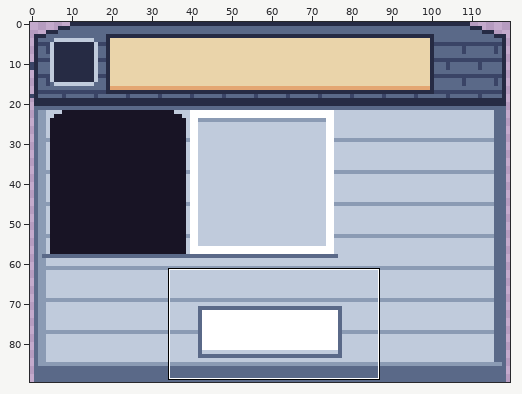
Pixel-art file -- art/ui/ui-doghouse.aseprite. The first picture is a wide view before the edit; the outline marks the close-up.
Close-up. First the earlier version:
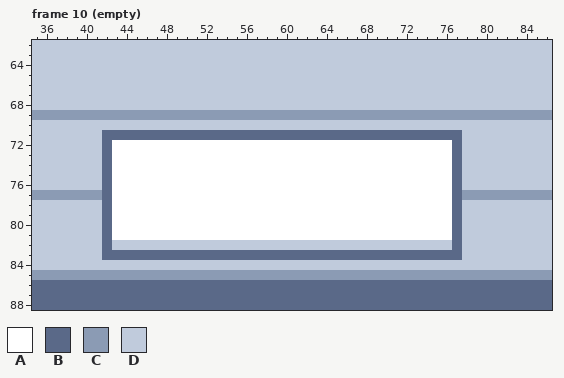
120x90 pixels, 14 frames. Shown: frame 10 (empty): x 35..86, y 62..88. The commit also changed other frames or places, which this record leaves out.
Palette (. is transparent): A #ffffff  B #5a6988  C #8b9bb4  D #c0cbdc
Pixels before, frame 10 (empty), first column x 35:
62 DDDDDDDDDDDDDDDDDDDDDDDDDDDDDDDDDDDDDDDDDDDDDDDDDDDD
63 DDDDDDDDDDDDDDDDDDDDDDDDDDDDDDDDDDDDDDDDDDDDDDDDDDDD
64 DDDDDDDDDDDDDDDDDDDDDDDDDDDDDDDDDDDDDDDDDDDDDDDDDDDD
65 DDDDDDDDDDDDDDDDDDDDDDDDDDDDDDDDDDDDDDDDDDDDDDDDDDDD
66 DDDDDDDDDDDDDDDDDDDDDDDDDDDDDDDDDDDDDDDDDDDDDDDDDDDD
67 DDDDDDDDDDDDDDDDDDDDDDDDDDDDDDDDDDDDDDDDDDDDDDDDDDDD
68 DDDDDDDDDDDDDDDDDDDDDDDDDDDDDDDDDDDDDDDDDDDDDDDDDDDD
69 CCCCCCCCCCCCCCCCCCCCCCCCCCCCCCCCCCCCCCCCCCCCCCCCCCCC
70 DDDDDDDDDDDDDDDDDDDDDDDDDDDDDDDDDDDDDDDDDDDDDDDDDDDD
71 DDDDDDDBBBBBBBBBBBBBBBBBBBBBBBBBBBBBBBBBBBBDDDDDDDDD
72 DDDDDDDBAAAAAAAAAAAAAAAAAAAAAAAAAAAAAAAAAABDDDDDDDDD
73 DDDDDDDBAAAAAAAAAAAAAAAAAAAAAAAAAAAAAAAAAABDDDDDDDDD
74 DDDDDDDBAAAAAAAAAAAAAAAAAAAAAAAAAAAAAAAAAABDDDDDDDDD
75 DDDDDDDBAAAAAAAAAAAAAAAAAAAAAAAAAAAAAAAAAABDDDDDDDDD
76 DDDDDDDBAAAAAAAAAAAAAAAAAAAAAAAAAAAAAAAAAABDDDDDDDDD
77 CCCCCCCBAAAAAAAAAAAAAAAAAAAAAAAAAAAAAAAAAABCCCCCCCCC
78 DDDDDDDBAAAAAAAAAAAAAAAAAAAAAAAAAAAAAAAAAABDDDDDDDDD
79 DDDDDDDBAAAAAAAAAAAAAAAAAAAAAAAAAAAAAAAAAABDDDDDDDDD
80 DDDDDDDBAAAAAAAAAAAAAAAAAAAAAAAAAAAAAAAAAABDDDDDDDDD
81 DDDDDDDBAAAAAAAAAAAAAAAAAAAAAAAAAAAAAAAAAABDDDDDDDDD
82 DDDDDDDBDDDDDDDDDDDDDDDDDDDDDDDDDDDDDDDDDDBDDDDDDDDD
83 DDDDDDDBBBBBBBBBBBBBBBBBBBBBBBBBBBBBBBBBBBBDDDDDDDDD
84 DDDDDDDDDDDDDDDDDDDDDDDDDDDDDDDDDDDDDDDDDDDDDDDDDDDD
85 CCCCCCCCCCCCCCCCCCCCCCCCCCCCCCCCCCCCCCCCCCCCCCCCCCCC
86 BBBBBBBBBBBBBBBBBBBBBBBBBBBBBBBBBBBBBBBBBBBBBBBBBBBB
87 BBBBBBBBBBBBBBBBBBBBBBBBBBBBBBBBBBBBBBBBBBBBBBBBBBBB
88 BBBBBBBBBBBBBBBBBBBBBBBBBBBBBBBBBBBBBBBBBBBBBBBBBBBB
Now the later version:
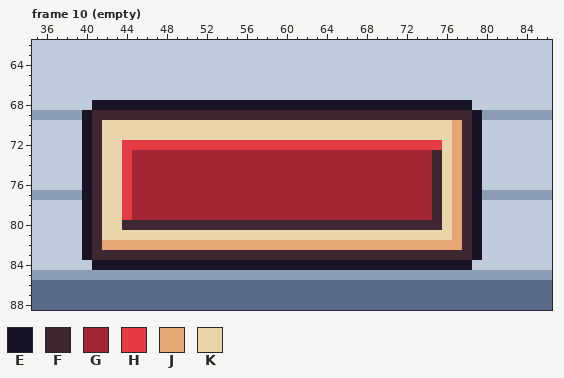
Colours new in this view: E #181425  F #3e2731  G #a22633  H #e43b44  J #e4a672  K #ead4aa
Edits made:
Frame 10 (empty):
y 68: x 41..78 DDDDDDDDDDDDDDDDDDDDDDDDDDDDDDDDDDDDDD -> EEEEEEEEEEEEEEEEEEEEEEEEEEEEEEEEEEEEEE
y 69: x 40..79 CCCCCCCCCCCCCCCCCCCCCCCCCCCCCCCCCCCCCCCC -> EFFFFFFFFFFFFFFFFFFFFFFFFFFFFFFFFFFFFFFE
y 70: x 40..79 DDDDDDDDDDDDDDDDDDDDDDDDDDDDDDDDDDDDDDDD -> EFKKKKKKKKKKKKKKKKKKKKKKKKKKKKKKKKKKKJFE
y 71: x 40..79 DDBBBBBBBBBBBBBBBBBBBBBBBBBBBBBBBBBBBBDD -> EFKKKKKKKKKKKKKKKKKKKKKKKKKKKKKKKKKKKJFE
y 72: x 40..79 DDBAAAAAAAAAAAAAAAAAAAAAAAAAAAAAAAAAABDD -> EFKKHHHHHHHHHHHHHHHHHHHHHHHHHHHHHHHHKJFE
y 73..76: x 40..79 DDBAAAAAAAAAAAAAAAAAAAAAAAAAAAAAAAAAABDD -> EFKKHGGGGGGGGGGGGGGGGGGGGGGGGGGGGGGFKJFE
y 77: x 40..79 CCBAAAAAAAAAAAAAAAAAAAAAAAAAAAAAAAAAABCC -> EFKKHGGGGGGGGGGGGGGGGGGGGGGGGGGGGGGFKJFE
y 78..79: x 40..79 DDBAAAAAAAAAAAAAAAAAAAAAAAAAAAAAAAAAABDD -> EFKKHGGGGGGGGGGGGGGGGGGGGGGGGGGGGGGFKJFE
y 80: x 40..79 DDBAAAAAAAAAAAAAAAAAAAAAAAAAAAAAAAAAABDD -> EFKKFFFFFFFFFFFFFFFFFFFFFFFFFFFFFFFFKJFE
y 81: x 40..79 DDBAAAAAAAAAAAAAAAAAAAAAAAAAAAAAAAAAABDD -> EFKKKKKKKKKKKKKKKKKKKKKKKKKKKKKKKKKKKJFE
y 82: x 40..79 DDBDDDDDDDDDDDDDDDDDDDDDDDDDDDDDDDDDDBDD -> EFJJJJJJJJJJJJJJJJJJJJJJJJJJJJJJJJJJJJFE
y 83: x 40..79 DDBBBBBBBBBBBBBBBBBBBBBBBBBBBBBBBBBBBBDD -> EFFFFFFFFFFFFFFFFFFFFFFFFFFFFFFFFFFFFFFE
y 84: x 41..78 DDDDDDDDDDDDDDDDDDDDDDDDDDDDDDDDDDDDDD -> EEEEEEEEEEEEEEEEEEEEEEEEEEEEEEEEEEEEEE
